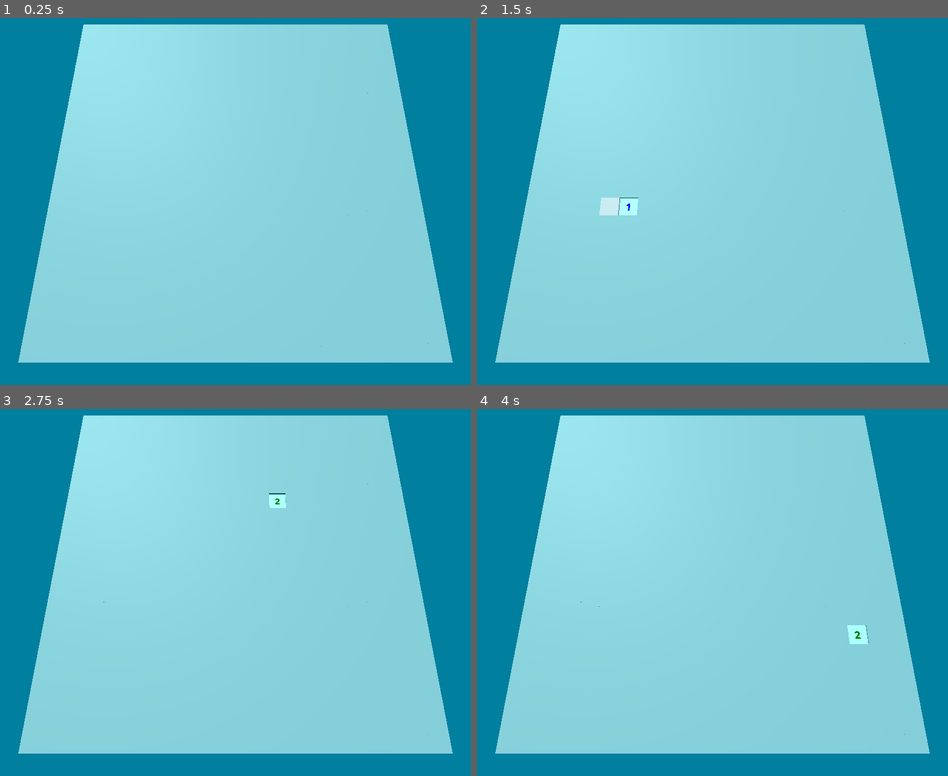
Above: before the commit, frames 1-4 (two rows, left to right).
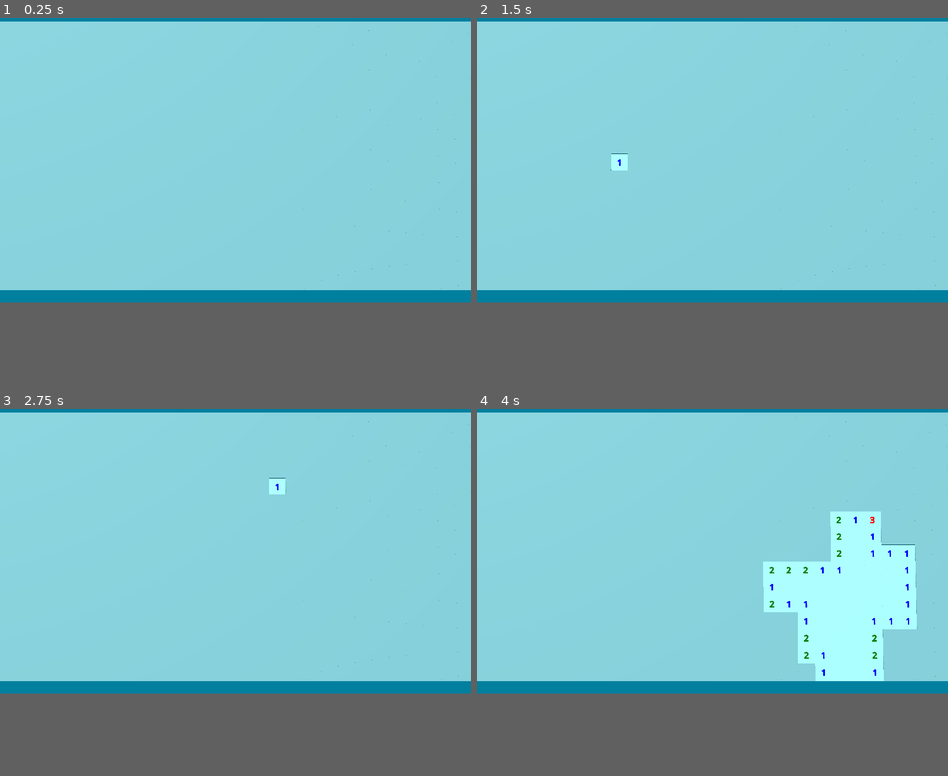
Above: after the commit, the same moments.

Repository: Blubtastic/godot_minesweeper
Game: Godot game, scene res://main.tscn
Two runs of this game, one before a commit and one after it. Both use one fixed random seed, a clock stepped at 60 frames per second and the inputs below.
Inputs (mouse positions are in pixels of both pictures, inside the frame that each line leads up to):
- Up to frame 1 (0.25 s): no input
- Up to frame 2 (1.5 s): tap Enter at 0.5 s; move the mouse to (816, 175) at 0.52 s; click (816, 175) at 0.67 s; tap R (restart) at 1.25 s; move the mouse to (618, 216) at 1.27 s; click (618, 216) at 1.42 s
- Up to frame 3 (2.75 s): tap R (restart) at 2 s; move the mouse to (282, 504) at 2.02 s; click (282, 504) at 2.17 s
- Up to frame 4 (4 s): tap R (restart) at 2.75, 3.5 s; move the mouse to (688, 662) at 2.77 s; click (688, 662) at 2.92 s; move the mouse to (853, 643) at 3.52 s; click (853, 643) at 3.67 s
In our replay, the window is 800x640 before the commit and 800x500 after it. These sizes can differ from the game's own. Grey fills any space a smaller window leaves; there, only what the larger window draws over its background counts as a difference.

The runs differ from the first frame. In frame 1, 36% of the frame differs, in the area x 0-100%, y 0-94%; in frame 2, 37%; in frame 3, 37%; in frame 4, 45%.

Commit message:
add flag with right click

Diff:
--- a/cube.gd
+++ b/cube.gd
@@ -6,8 +6,9 @@
 @export var radioactiveMesh: Mesh
 
 var isRevealed: bool = false
+var is_flagged: bool = false
 var is_bomb: int
-var bomb_probability = 0.2
+var bomb_probability = 0.16
 
 var simulate_gravity = false
 var velocity = Vector3.ZERO
@@ -31,10 +32,15 @@
 func _on_input_event(_camera: Node, event: InputEvent, _event_position: Vector3, _normal: Vector3, _shape_idx: int) -> void:
 	if !isRevealed:
 		if event is InputEventMouseButton:
-			unhighlight_cube()
-			reveal_cube()
-			if is_bomb:
-				animateExplosion()
+			var mouse_event := event as InputEventMouseButton
+			if mouse_event.button_index == MOUSE_BUTTON_LEFT and mouse_event.pressed:
+				if !is_flagged:
+					unhighlight_cube()
+					reveal_cube()
+					if is_bomb:
+						animateExplosion()
+			if mouse_event.button_index == MOUSE_BUTTON_RIGHT and mouse_event.pressed:
+				toggle_flag()
 
 func reveal_cube():
 	if !isRevealed:
@@ -45,6 +51,11 @@
 		isRevealed = true;
 		if is_bomb:
 			game_over.emit()
+
+func toggle_flag():
+	is_flagged = !is_flagged
+	$Label3D.text = "🚩"
+	print("toggled flag")
 
 func animateExplosion():
 	$MeshInstance3D.mesh = radioactiveMesh
--- a/cube.tscn
+++ b/cube.tscn
@@ -30,9 +30,7 @@
 
 [node name="Label3D" type="Label3D" parent="."]
 transform = Transform3D(-4.37114e-08, 1, 4.37114e-08, 0, -4.37114e-08, 1, 1, 4.37114e-08, 1.91069e-15, 0, 0.515925, 0)
-visible = false
 modulate = Color(0, 0, 0, 1)
-text = "0"
 font_size = 100
 
 [node name="Area3D" type="Area3D" parent="."]
--- a/game.gd
+++ b/game.gd
@@ -1,7 +1,8 @@
 extends Node3D
 
 const CubeScene = preload("res://cube.tscn")
-const GRID_SIZE = 20
+const GRID_WIDTH = 30
+const GRID_HEIGHT = 16
 const CUBE_DISTANCE = 1.0
 const drop_increase = 1
 var drop_intensity = 1.5
@@ -13,10 +14,10 @@
 	spawn_grid()
 
 func spawn_grid():
-	for i in range(GRID_SIZE):
-		for j in range(GRID_SIZE):
+	for h in range(GRID_HEIGHT):
+		for w in range(GRID_WIDTH):
 			var cube_instance = CubeScene.instantiate()
-			var cube_position = Vector3(i * CUBE_DISTANCE, 0, j * CUBE_DISTANCE)
+			var cube_position = Vector3(h * CUBE_DISTANCE, 0, w * CUBE_DISTANCE)
 			cube_instance.transform.origin = cube_position
 			add_child(cube_instance)
 
@@ -31,8 +32,8 @@
 		if node and not node.is_queued_for_deletion():
 			node.reveal_cube()
 
-	var timer = get_tree().create_timer(drop_intensity)
-	await timer.timeout
+	#var timer = get_tree().create_timer(drop_intensity)
+	#await timer.timeout
 	$"../Camera3D".start_shake(.4, 1.0)
 
 	for node in nodes:
--- a/main.tscn
+++ b/main.tscn
@@ -17,8 +17,8 @@
 shadow_enabled = true
 
 [node name="Camera3D" type="Camera3D" parent="."]
-transform = Transform3D(-4.37114e-08, 0.947769, -0.31896, 0, 0.31896, 0.947769, 1, 4.14283e-08, -1.39422e-08, 2, 17, 9.5)
-fov = 60.6
+transform = Transform3D(-4.37114e-08, 0.992546, -0.121869, 0, 0.121869, 0.992546, 1, 4.33856e-08, -5.32708e-09, -0.652642, 66.1579, 14.5)
+fov = 15.0
 script = ExtResource("1_pyi2n")
 
 [node name="CubeGrid" type="Node3D" parent="."]
--- a/project.godot
+++ b/project.godot
@@ -17,8 +17,8 @@
 
 [display]
 
-window/size/viewport_width=1350
-window/size/viewport_height=1080
+window/size/viewport_width=3000
+window/size/viewport_height=1620
 
 [global_group]
 
--- a/scan_nearby.gd
+++ b/scan_nearby.gd
@@ -31,8 +31,8 @@
 			$"../Label3D".modulate = Color(0,0,0,1)
 			for cube in cubes:
 				cube.reveal_cube()
-	else:
-		$"../Label3D".text = nearbyMinesNumber
-		var index = nearbyMines - 1 if nearbyMines < colors.size()-1 else 0
-		$"../Label3D".modulate = colors[index]
-		$"../Label3D".outline_modulate = colors[index]
+		else:
+			$"../Label3D".text = nearbyMinesNumber
+			var index = nearbyMines - 1 if nearbyMines < colors.size()-1 else 0
+			$"../Label3D".modulate = colors[index]
+			$"../Label3D".outline_modulate = colors[index]
